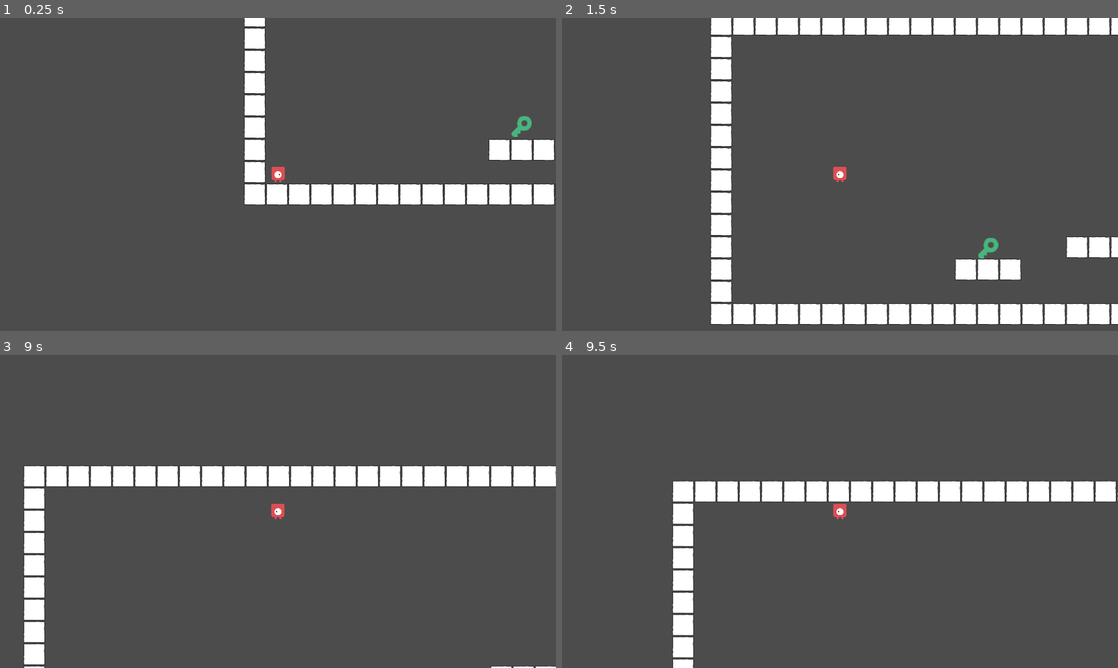
Above: before the commit, frames 1-4 (two rows, left to right).
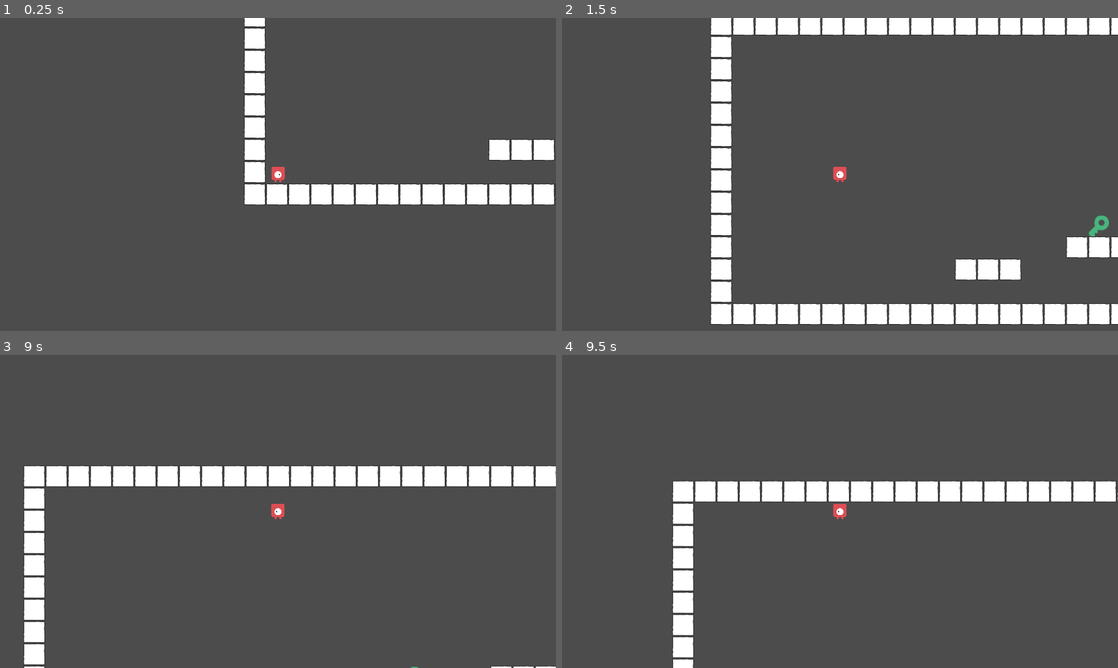
Above: after the commit, the same moments.

Repository: afoster1234/P2-PlatformPegSmash
Game: Godot game, scene res://src/World.tscn
The game is run twice, just before and just after one commit, with the same random seed, the same clock (stepped at 60 frames per second) and the same inputs.
Inputs:
- Up to frame 1 (0.25 s): no input
- Up to frame 2 (1.5 s): hold D (move_right) 0.53-1.28 s; tap Space (jump) at 0.77 s; hold A (move_left) from 1.28 s (still down)
- Up to frame 3 (9 s): tap Space (jump) at 1.52, 3.02, 3.77, 4.52, 6.02, 6.77, 7.52 s; release A (move_left) at 2.03 s; hold D (move_right) 2.03-3.53 s; hold A (move_left) 3.53-5.78 s; hold D (move_right) 5.78-8.03 s; hold A (move_left) from 8.03 s (still down)
- Up to frame 4 (9.5 s): keep holding A (move_left); tap Space (jump) at 9.02 s

The runs differ from the first frame. In frame 1, 0.1% of the frame differs, in the area x 92-96%, y 31-38%; in frame 2, 0.3%, in the area x 74-99%, y 63-77%; in frame 3, less than 0.1%; in frame 4, nothing differs.

Commit message:
Adjusted jump mechanic

Diff:
--- a/project/src/Player.gd
+++ b/project/src/Player.gd
@@ -12,7 +12,6 @@
 		velocity.x += SPEED
 	if Input.is_action_pressed("move_left"):
 		velocity.x -= SPEED
-
 	velocity.y += GRAVITY
 	if Input.is_action_just_pressed("jump"):
 		velocity.y -= JUMP
--- a/project/src/World.tscn
+++ b/project/src/World.tscn
@@ -43,4 +43,4 @@
 position = Vector2( 98.9859, 805.09 )
 
 [node name="Key" parent="." instance=ExtResource( 4 )]
-position = Vector2( 800.096, 665.248 )
+position = Vector2( 1118.8, 608.166 )
